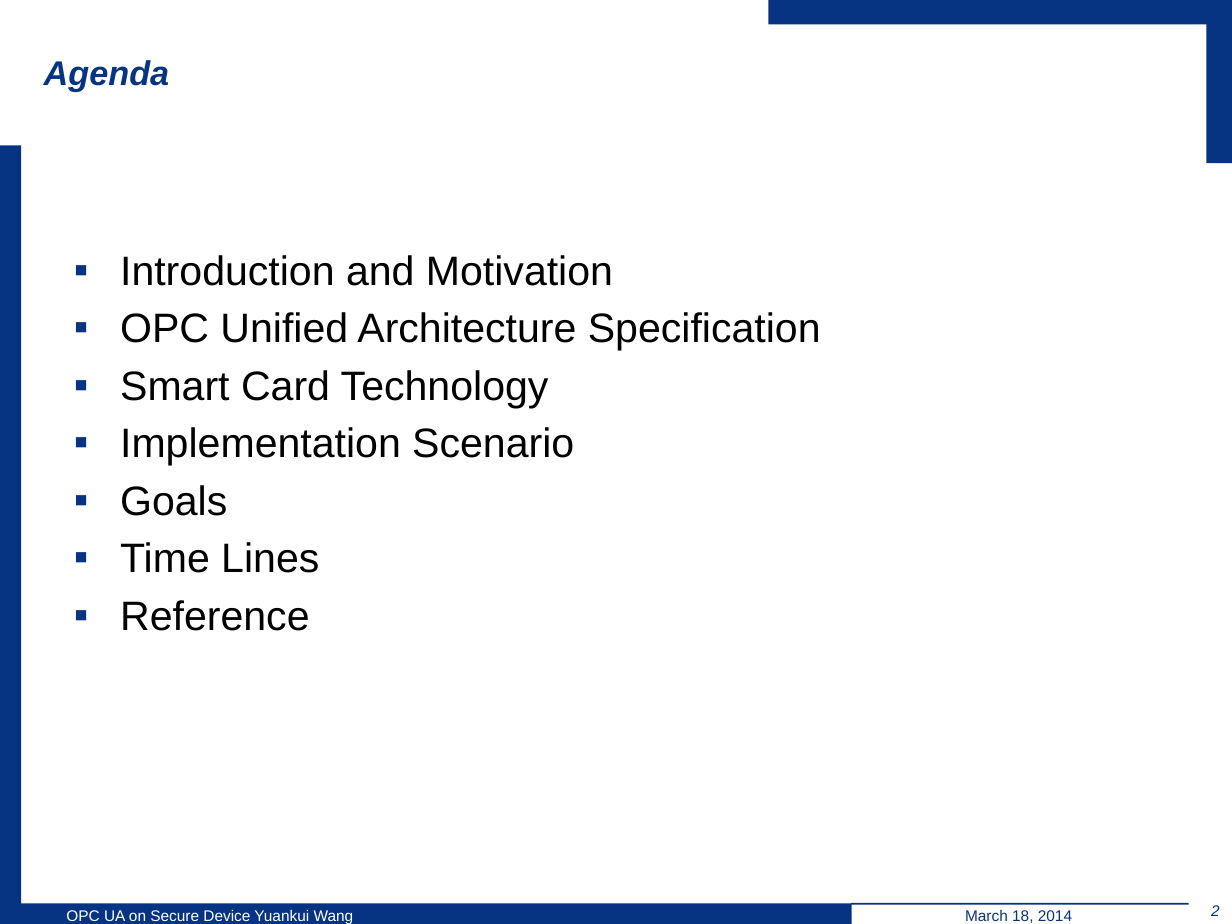
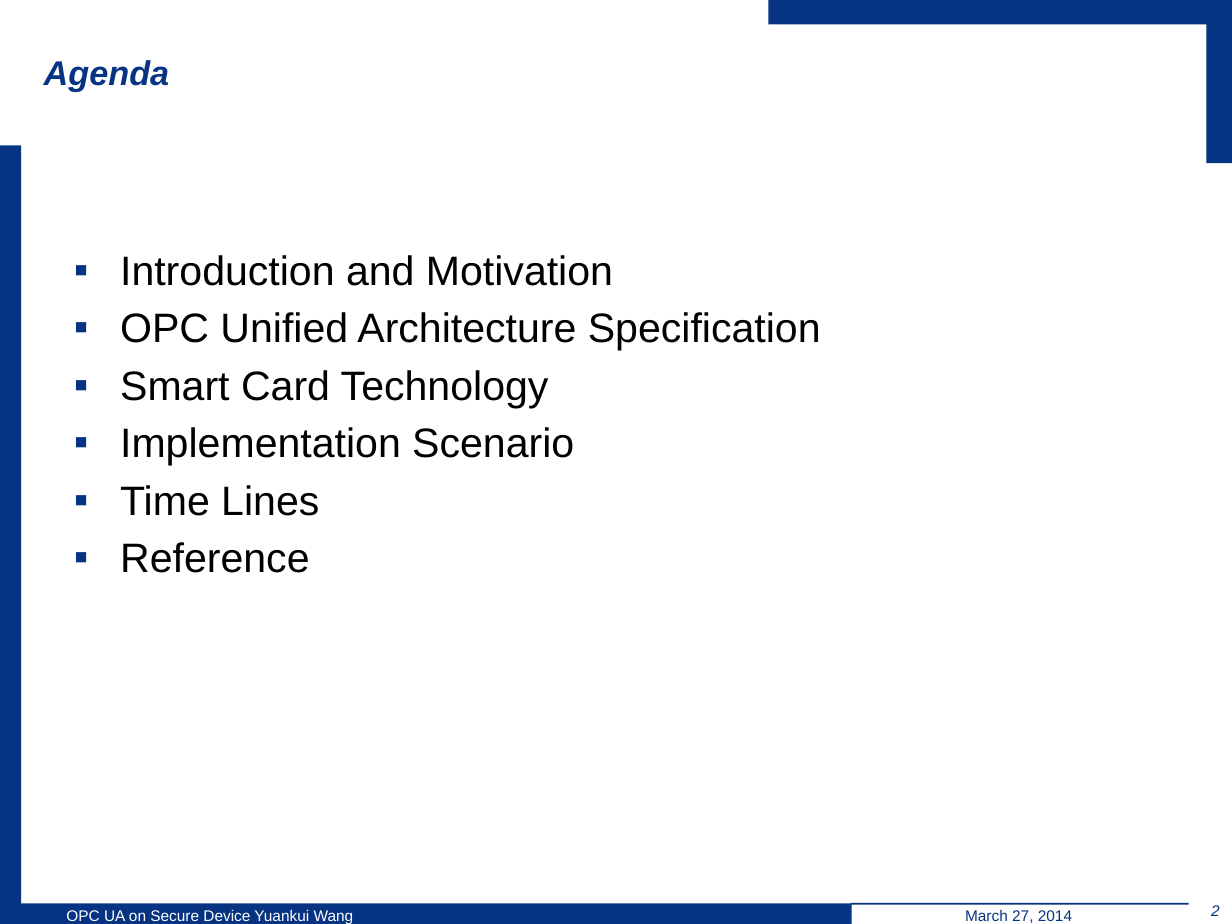
Before and after one commit to wsuetholz/opc-ua-wangyk-upb-morpho, a slide deck: slide 2 of ppt/Implementation Object Linking and Embedding for Processes Control.pptx. Drawn at 1232x924 pixels with LibreOffice and Linux fonts; fonts in the diff are those of the drawing; background and template pictures are left out. Boxes give left, top, right and bottom in pixels: in the first picture for what was removed or moved away, otherwise in the second. Text is boxed around its words. In the diff, an @@ line names an element or a change of style, - is before the commit and + after.

```diff
--- a/ppt/Implementation Object Linking and Embedding for Processes Control.pptx
+++ b/ppt/Implementation Object Linking and Embedding for Processes Control.pptx
@@ text at [120,485,227,516]: paragraph removed @@
-▪ Goals
@@ text at [965,910,1072,923]: text changed @@
-March 18, 2014
+March 27, 2014
```
Also in this commit, not shown: 15 other slides changed, 7 slides removed.
